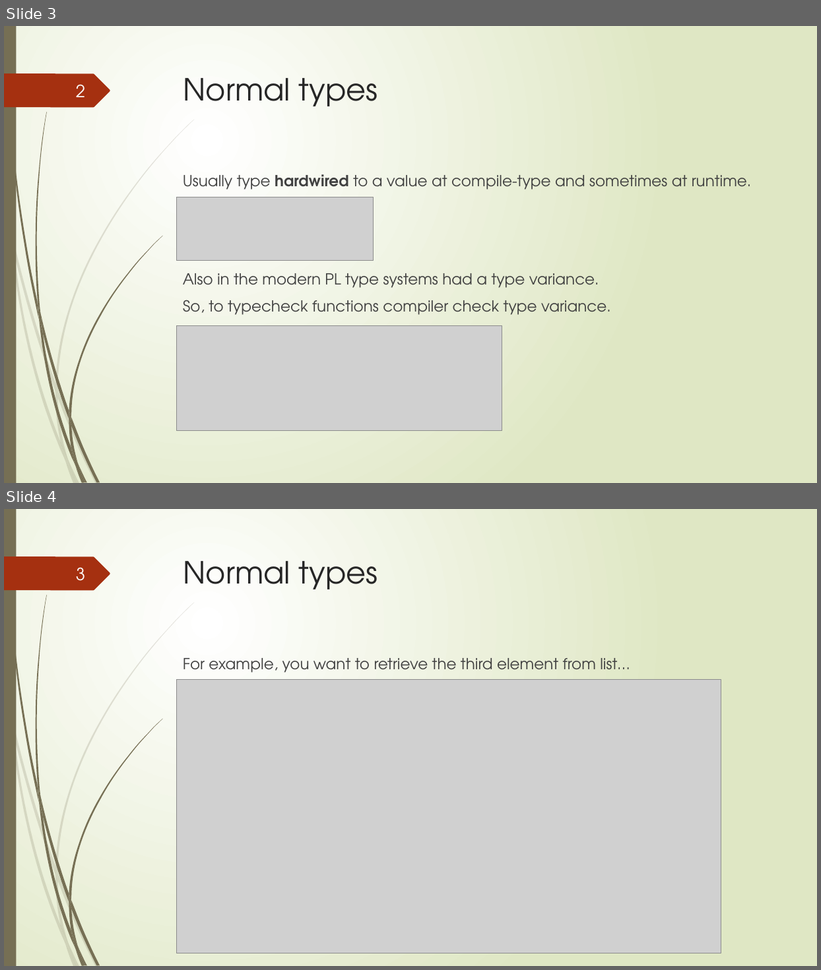
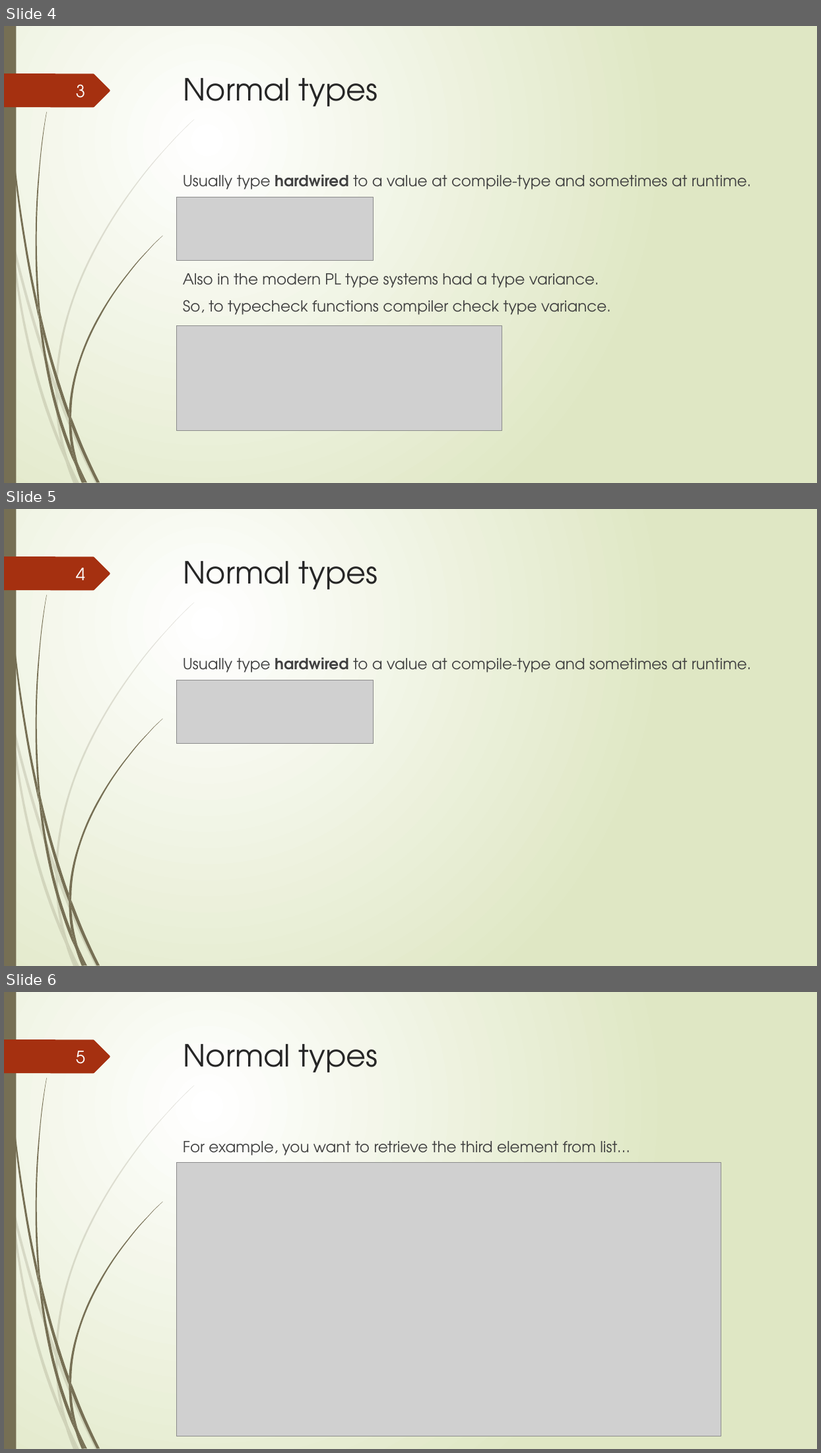
Before and after one commit to Ssstlis/talks, a slide deck: 4-03-20-pdt/PDT_intro.pptx. Shown one above the other, each under a label of ours: slides 3 and 4 before the commit, slides 4, 5 and 6 after it. The pictures are 821x970 and 821x1453 pixels, drawn with LibreOffice and Linux fonts; fonts in the diff are those of the drawing; grey boxes stand for pictures. Boxes give left, top, right and bottom in pixels: in the first picture for what was removed or moved away, otherwise in the second. Text is boxed around its words. In the diff, an @@ line names an element or a change of style, - is before the commit and + after.

```diff
--- a/4-03-20-pdt/PDT_intro.pptx
+++ b/4-03-20-pdt/PDT_intro.pptx
@@ slide 5 added at (4, 509, 817, 966), background gradient #FFFFFF to #DFE8C4; not listed: 24 template elements that a slide beside it also shows @@
@@ page number added at (76, 568, 85, 580), 20 pt, text #FEFFFF @@
+4
@@ title added at (183, 561, 378, 590), 36 pt, text #262626 @@
+Normal types
@@ text added at (183, 657, 752, 673), 18 pt, text #404040 @@
+Usually type hardwired to a value at compile-type and sometimes at runtime.
@@ picture added at (177, 681, 373, 744) @@
@@ what was slide 3 is now slide 4 @@
@@ page number at (76, 84, 85, 98): text changed @@
-2
+3
@@ what was slide 4 is now slide 6 @@
@@ page number at (76, 1051, 85, 1064): text changed @@
-3
+5
```
Also in this commit, not shown: 5 slides changed, 4 other slides added, 1 slide removed, 2 other files.
